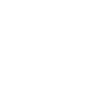
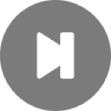
Comparing the layer stacks of the two 111x111 images. Changes:
added layer "Layer 3" above "Layer 2" over [0, 0, 111, 111]
